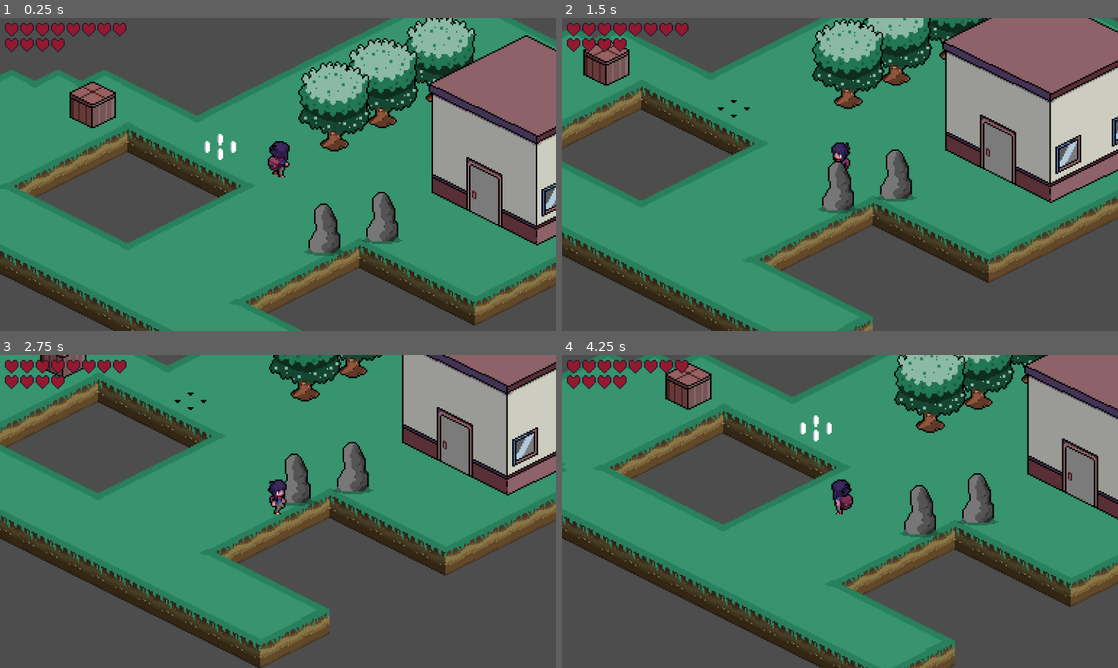
Above: before the commit, frames 1-4 (two rows, left to right).
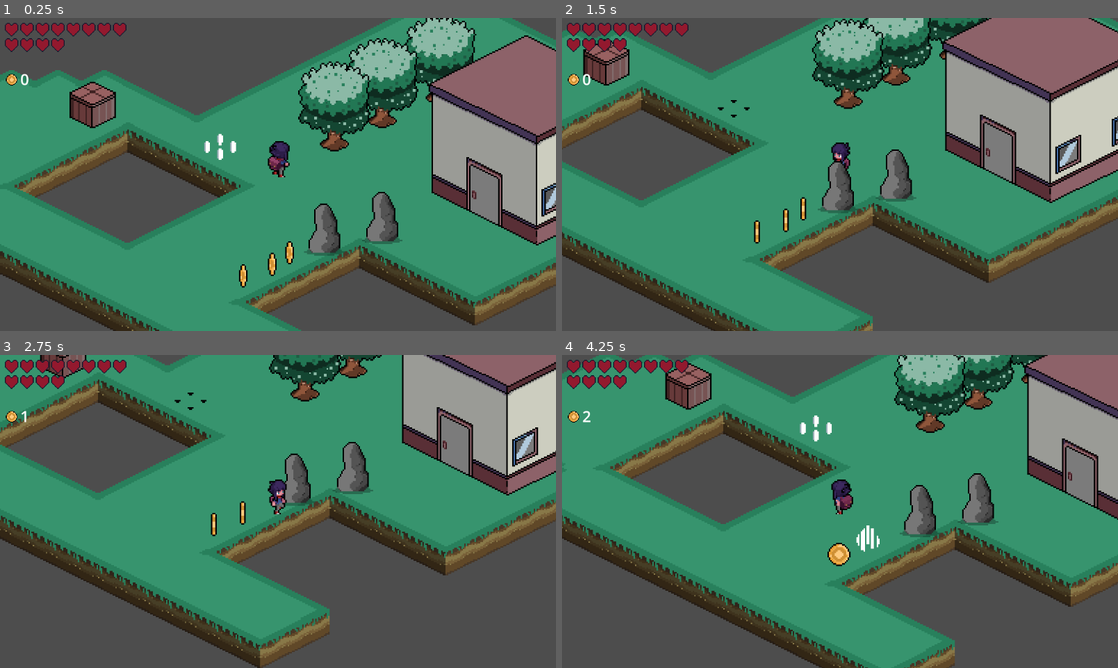
Above: after the commit, the same moments.

Repository: sanrin-san/practice-isometoric
Game: Godot game, scene res://Levels/level_1.tscn
Same seed, same stepped clock (60 frames per second), same inputs: the game is played once before the commit and once after it.
Inputs:
- Up to frame 1 (0.25 s): no input
- Up to frame 2 (1.5 s): hold Right (ui_right) 0.53-1.28 s; hold Down (ui_down) from 1.28 s (still down)
- Up to frame 3 (2.75 s): release Down (ui_down) at 2.03 s; hold Right (ui_right) from 2.03 s (still down)
- Up to frame 4 (4.25 s): release Right (ui_right) at 2.78 s; hold Up (ui_up) 2.78-3.53 s; hold Left (ui_left) from 3.53 s (still down)

The runs differ from the first frame. In frame 1, 0.4% of the frame differs, in the area x 1-53%, y 17-87%; in frame 2, 0.3%; in frame 3, 0.2%; in frame 4, 0.5%, in the area x 1-58%, y 17-68%.

Commit message:
2-26: create collectable coin

Diff:
--- a/Entities/Player/player_data.gd
+++ b/Entities/Player/player_data.gd
@@ -2,6 +2,7 @@
 extends Node
 
 static var health: float = 12
+static var coin_number: int = 0
 
 static func update_player_health(amount: float) -> void:
 	health += amount
--- /dev/null
+++ b/Interactables/Coin/coin.gd
@@ -0,0 +1,12 @@
+extends Area2D
+
+@onready var animation_player: AnimationPlayer = $AnimationPlayer
+
+@export var ammount: int = 1
+
+func _on_body_entered(body: Node2D) -> void:
+	if body.is_in_group("Player"):
+		PlayerData.coin_number += ammount
+		animation_player.play("Collected")
+		await animation_player.animation_finished
+		queue_free()
--- /dev/null
+++ b/Interactables/Coin/coin.tscn
@@ -0,0 +1,87 @@
+[gd_scene load_steps=8 format=3 uid="uid://b2pfkcrjkjjjv"]
+
+[ext_resource type="Script" path="res://Interactables/Coin/coin.gd" id="1_c8c14"]
+[ext_resource type="Texture2D" uid="uid://dr0ljpsyrjw2d" path="res://Interactables/Coin/coin.png" id="2_lhpqj"]
+
+[sub_resource type="Animation" id="Animation_ejifp"]
+resource_name = "Active"
+length = 0.6
+loop_mode = 1
+step = 0.1
+tracks/0/type = "value"
+tracks/0/imported = false
+tracks/0/enabled = true
+tracks/0/path = NodePath("Sprite2D:frame")
+tracks/0/interp = 1
+tracks/0/loop_wrap = true
+tracks/0/keys = {
+"times": PackedFloat32Array(0, 0.1, 0.2, 0.3, 0.4, 0.5),
+"transitions": PackedFloat32Array(1, 1, 1, 1, 1, 1),
+"update": 1,
+"values": [0, 1, 2, 3, 4, 5]
+}
+
+[sub_resource type="Animation" id="Animation_dv5su"]
+resource_name = "Collected"
+length = 0.6
+step = 0.1
+tracks/0/type = "value"
+tracks/0/imported = false
+tracks/0/enabled = true
+tracks/0/path = NodePath("Sprite2D:frame")
+tracks/0/interp = 1
+tracks/0/loop_wrap = true
+tracks/0/keys = {
+"times": PackedFloat32Array(0, 0.1, 0.2, 0.3, 0.4, 0.5),
+"transitions": PackedFloat32Array(1, 1, 1, 1, 1, 1),
+"update": 1,
+"values": [6, 7, 8, 9, 10, 11]
+}
+
+[sub_resource type="Animation" id="Animation_22cri"]
+length = 0.001
+tracks/0/type = "value"
+tracks/0/imported = false
+tracks/0/enabled = true
+tracks/0/path = NodePath("Sprite2D:frame")
+tracks/0/interp = 1
+tracks/0/loop_wrap = true
+tracks/0/keys = {
+"times": PackedFloat32Array(0),
+"transitions": PackedFloat32Array(1),
+"update": 1,
+"values": [1]
+}
+
+[sub_resource type="AnimationLibrary" id="AnimationLibrary_sfitl"]
+_data = {
+"Active": SubResource("Animation_ejifp"),
+"Collected": SubResource("Animation_dv5su"),
+"RESET": SubResource("Animation_22cri")
+}
+
+[sub_resource type="CircleShape2D" id="CircleShape2D_w8qlk"]
+radius = 8.0
+
+[node name="Coin" type="Area2D"]
+y_sort_enabled = true
+collision_layer = 4
+script = ExtResource("1_c8c14")
+
+[node name="Sprite2D" type="Sprite2D" parent="."]
+texture = ExtResource("2_lhpqj")
+offset = Vector2(0, -3)
+hframes = 12
+frame = 1
+
+[node name="AnimationPlayer" type="AnimationPlayer" parent="."]
+libraries = {
+"": SubResource("AnimationLibrary_sfitl")
+}
+autoplay = "Active"
+
+[node name="CollisionShape2D" type="CollisionShape2D" parent="."]
+position = Vector2(0, -3)
+shape = SubResource("CircleShape2D_w8qlk")
+
+[connection signal="body_entered" from="." to="." method="_on_body_entered"]
--- a/Levels/level_1.tscn
+++ b/Levels/level_1.tscn
@@ -8,6 +8,7 @@
 [ext_resource type="PackedScene" uid="uid://b4ixwm76qtqyi" path="res://Background/Houses/house_1.tscn" id="4_lt4w8"]
 [ext_resource type="PackedScene" uid="uid://cdd41n2i7he1v" path="res://Background/Trees/tree.tscn" id="7_5lc72"]
 [ext_resource type="PackedScene" uid="uid://d0jtwju8p00ga" path="res://Background/Rocks/rock_1.tscn" id="8_pad76"]
+[ext_resource type="PackedScene" uid="uid://b2pfkcrjkjjjv" path="res://Interactables/Coin/coin.tscn" id="9_fnt7g"]
 
 [node name="Level_1" type="Node2D"]
 y_sort_enabled = true
@@ -66,3 +67,15 @@
 
 [node name="Rock_2" parent="Rocks" instance=ExtResource("8_pad76")]
 position = Vector2(184, 80)
+
+[node name="Coins" type="Node2D" parent="."]
+y_sort_enabled = true
+
+[node name="Coin" parent="Coins" instance=ExtResource("9_fnt7g")]
+position = Vector2(160, 88)
+
+[node name="Coin2" parent="Coins" instance=ExtResource("9_fnt7g")]
+position = Vector2(148, 96)
+
+[node name="Coin3" parent="Coins" instance=ExtResource("9_fnt7g")]
+position = Vector2(128, 104)
--- a/UI/gui.gd
+++ b/UI/gui.gd
@@ -1,6 +1,7 @@
 extends CanvasLayer
 
 @onready var heart: Sprite2D = $Heart
+@onready var coin_label: Label = $CoinLabel
 
 const heart_row_size: int = 8
 const heart_offset: int = 16
@@ -13,6 +14,8 @@
 		heart.add_child(new_heart)
 
 func _process(delta: float) -> void:
+	coin_label.text = var_to_str(PlayerData.coin_number)
+
 	for heart_child in heart.get_children():
 		var index = heart_child.get_index()
 		var x = (index % heart_row_size) * heart_offset
--- a/UI/gui.tscn
+++ b/UI/gui.tscn
@@ -1,7 +1,8 @@
-[gd_scene load_steps=3 format=3 uid="uid://b88y1n7fo5k1n"]
+[gd_scene load_steps=4 format=3 uid="uid://b88y1n7fo5k1n"]
 
 [ext_resource type="Script" path="res://UI/gui.gd" id="1_3rmev"]
 [ext_resource type="Texture2D" uid="uid://m0dspj1l4kug" path="res://UI/HeartSpriteSheet.png" id="1_kuugi"]
+[ext_resource type="Texture2D" uid="uid://dr0ljpsyrjw2d" path="res://Interactables/Coin/coin.png" id="3_q0xvq"]
 
 [node name="GUI" type="CanvasLayer"]
 script = ExtResource("1_3rmev")
@@ -11,3 +12,18 @@
 scale = Vector2(2, 2)
 texture = ExtResource("1_kuugi")
 hframes = 5
+
+[node name="Coins" type="Sprite2D" parent="."]
+position = Vector2(24, 129)
+scale = Vector2(1.5, 1.5)
+texture = ExtResource("3_q0xvq")
+hframes = 12
+
+[node name="CoinLabel" type="Label" parent="."]
+offset_left = 42.0
+offset_top = 104.0
+offset_right = 152.0
+offset_bottom = 149.0
+theme_override_font_sizes/font_size = 32
+text = "1"
+vertical_alignment = 1
Not shown: 1 places in Levels/level_1.tscn that only renumber resources
